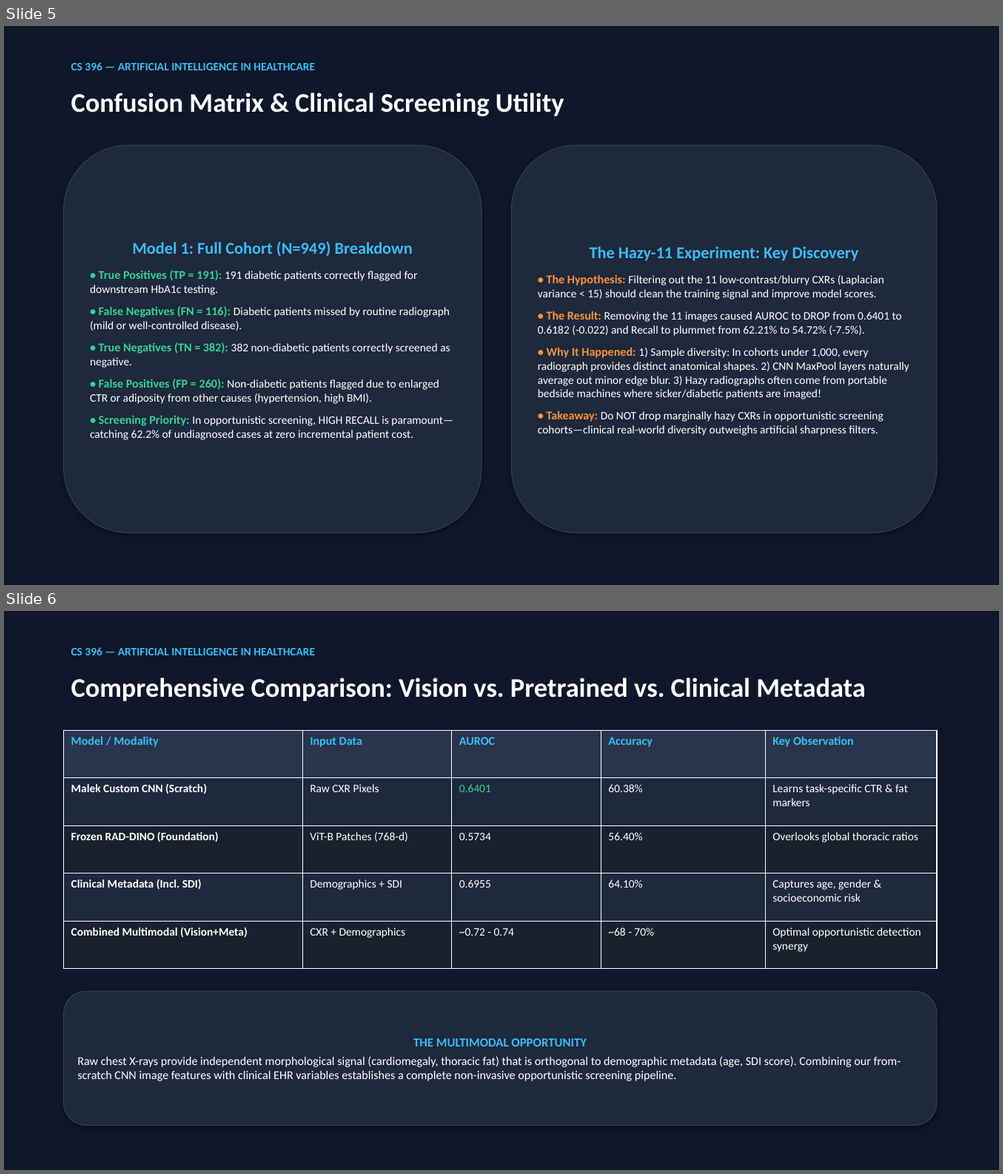
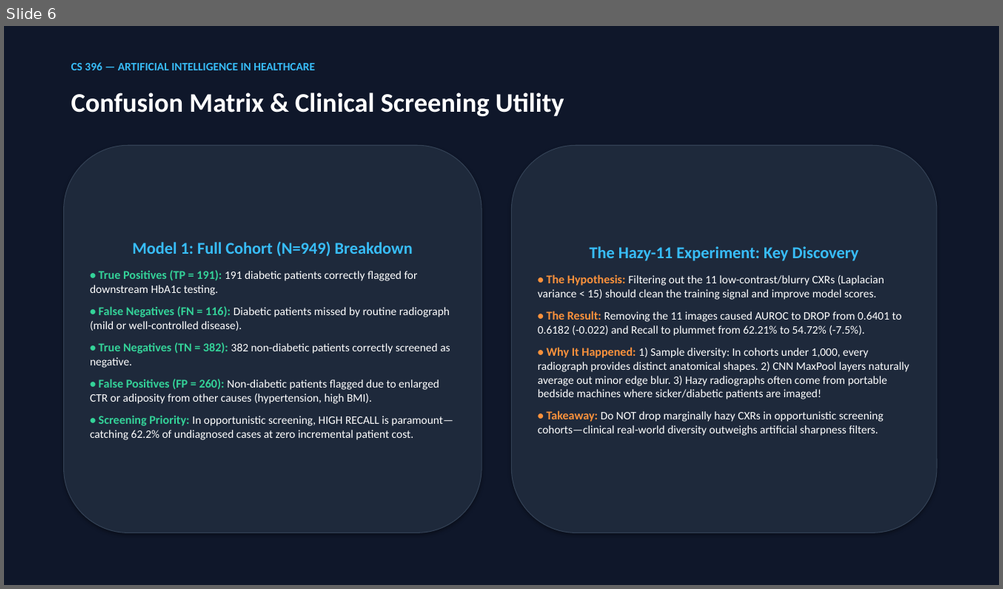
Before and after one commit to UnusualGelo/Oppurtunistic_Detection_of_Type_II_Diabetes, a slide deck: malek_and_angelo/malek/Malek_T2D_CNN_Presentation.pptx. Shown one above the other, each under a label of ours: slides 5 and 6 before the commit, slide 6 after it. The pictures are 1003x1174 and 1003x589 pixels, drawn with LibreOffice and Linux fonts; fonts in the diff are those of the drawing. Boxes give left, top, right and bottom in pixels: in the first picture for what was removed or moved away, otherwise in the second. Text is boxed around its words. In the diff, an @@ line names an element or a change of style, - is before the commit and + after.

Commit message:
feat(multimodal): add two-stage CXR-to-multimodal fusion pipeline with 0.9068 AUROC, confusion matrices, and updated slide deck

```diff
--- a/malek_and_angelo/malek/Malek_T2D_CNN_Presentation.pptx
+++ b/malek_and_angelo/malek/Malek_T2D_CNN_Presentation.pptx
@@ slide 6 removed at <box>4,611,999,1170</box>, background #FFFFFF @@
@@ rectangle removed at <box>4,611,999,1170</box> @@
@@ text removed at <box>71,647,315,655</box> @@
-CS 396 — ARTIFICIAL INTELLIGENCE IN HEALTHCARE
@@ text removed at <box>71,678,865,701</box> @@
-Comprehensive Comparison: Vision vs. Pretrained vs. Clinical Metadata
@@ table removed at <box>64,730,936,969</box>, 5 rows, 5 columns @@
-Model / Modality | Input Data | AUROC | Accuracy | Key Observation
-Malek Custom CNN (Scratch) | Raw CXR Pixels | 0.6401 | 60.38% | Learns task-specific CTR & fat markers
-Frozen RAD-DINO (Foundation) | ViT-B Patches (768-d) | 0.5734 | 56.40% | Overlooks global thoracic ratios
-Clinical Metadata (Incl. SDI) | Demographics + SDI | 0.6955 | 64.10% | Captures age, gender & socioeconomic risk
-Combined Multimodal (Vision+Meta) | CXR + Demographics | ~0.72 - 0.74 | ~68 - 70% | Optimal opportunistic detection synergy
@@ rounded rectangle removed at <box>64,991,936,1126</box> @@
-THE MULTIMODAL OPPORTUNITY
-Raw chest X-rays provide independent morphological signal (cardiomegaly, thoracic fat) that is orthogonal to demographic metadata (age, SDI score). Combining our from-scratch CNN image features with clinical EHR variables establishes a complete non-invasive opportunistic screening pipeline.
@@ what was slide 5 is now slide 6 @@
```
Also in this commit, not shown: 1 slide changed, 2 slides added, 7 other files.
